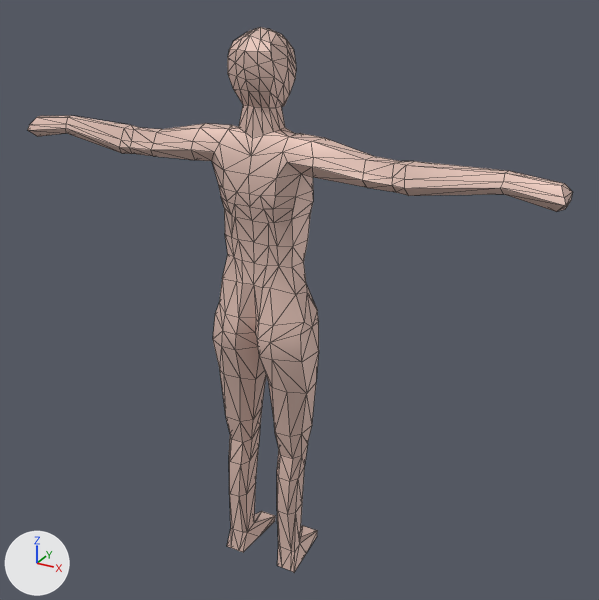
The glTF model models/human_female.glb as it was, and as the next commit left it.
The view is the same before and after, from a 50 mm lens placed at (1.233, -2.003, 2.001), pointed at (0.074, 0.104, 0.948). Lighting does not change. The marker at lower left points along +X, +Y and +Z. Mesh edges are drawn as thin lines. Vertices at the same position are counted once.

In view in the first picture: 'human_female'.
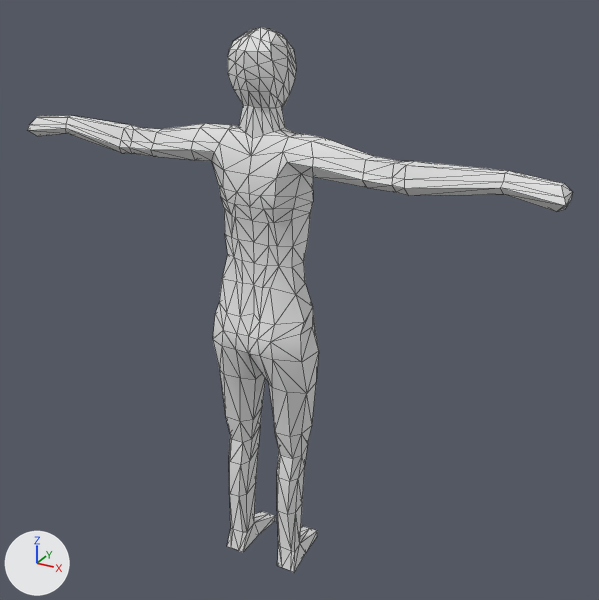
What differs and where, as boxes (x1, y1, x2, y2) in the pictures (599 x 600 px; the box of a moved part takes in the faces that stretch with it):
part 1 of me_cube_003, moved or reshaped
    before: (219, 197, 319, 379)
    after: (219, 197, 319, 381)
part 2 of me_cube_003, moved or reshaped
    both: (243, 511, 317, 552)
part 3 of me_cube_003, recoloured (beige to grey)
    both: (28, 27, 572, 572)

The change in detail:
me_cube_003 is used by ob_human_female; location (0.0, 0.0, 0.0).
me_cube_003 had 490 vertices, 980 faces and spanned x -0.87..0.87, y -0.1..0.16, z 0.0..1.77.
me_cube_003 now has 489 vertices, 974 faces and spans x -0.87..0.87, y -0.09..0.16, z 0.0..1.77.
Part 1, on me_cube_003:
9 vertices are removed from x -0.15..0.15, y 0.06..0.11, z 0.89..1.02.
47 faces are deleted.
4 vertices in x -0.08..0.08, y -0.08, z 0.94 move by (0.0, 0.01, 0.0).
4 vertices move from x 0.0, y -0.04..0.12, z 0.82..0.93 to x 0.0, y -0.09..0.11, z 0.83..0.95.
8 vertices are added at x -0.13..0.13, y 0.08..0.1, z 0.9..1.02.
41 new faces join them.
Part 2, on me_cube_003:
4 vertices are removed from x -0.09..0.09, y 0.05..0.08, z 0.0..0.04.
31 faces are deleted.
4 vertices are added at (-0.09, 0.16, 0.02), (-0.07, 0.05, 0.01), (0.09, 0.16, 0.02), (0.07, 0.05, 0.01).
31 new faces join them.
me_cube_003 part 3: 902 faces spanning x -0.87..0.87, y -0.09..0.16, z 0.0..1.77 switch from mat_material (beige #e4c3b8) to no material.
